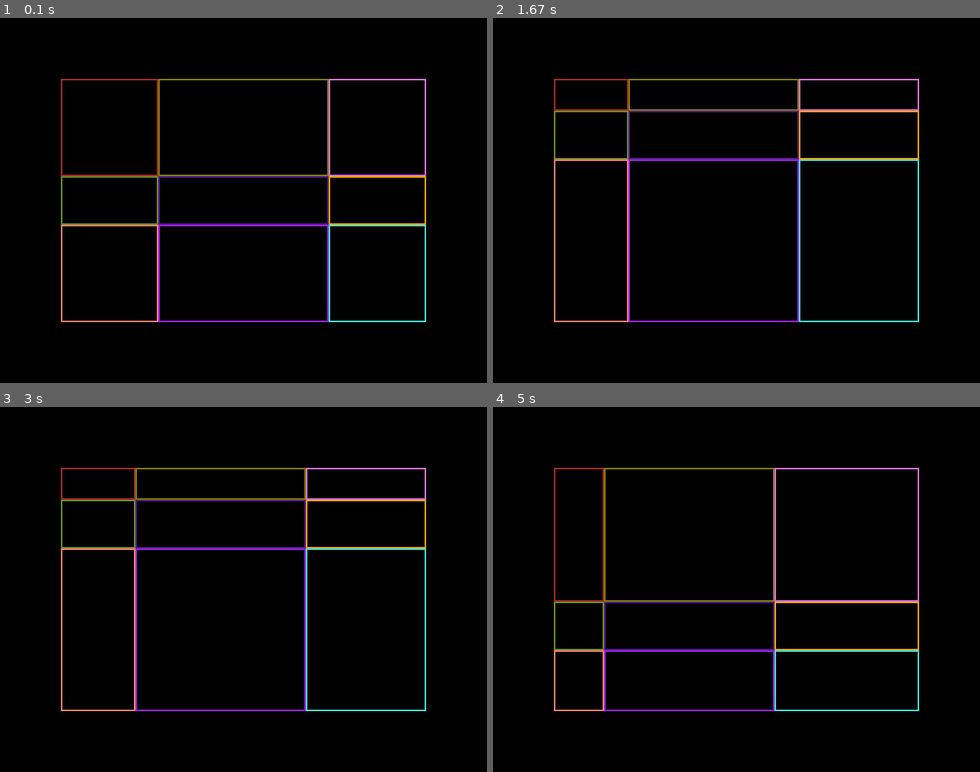
Above: before the commit, frames 1-4 (two rows, left to right).
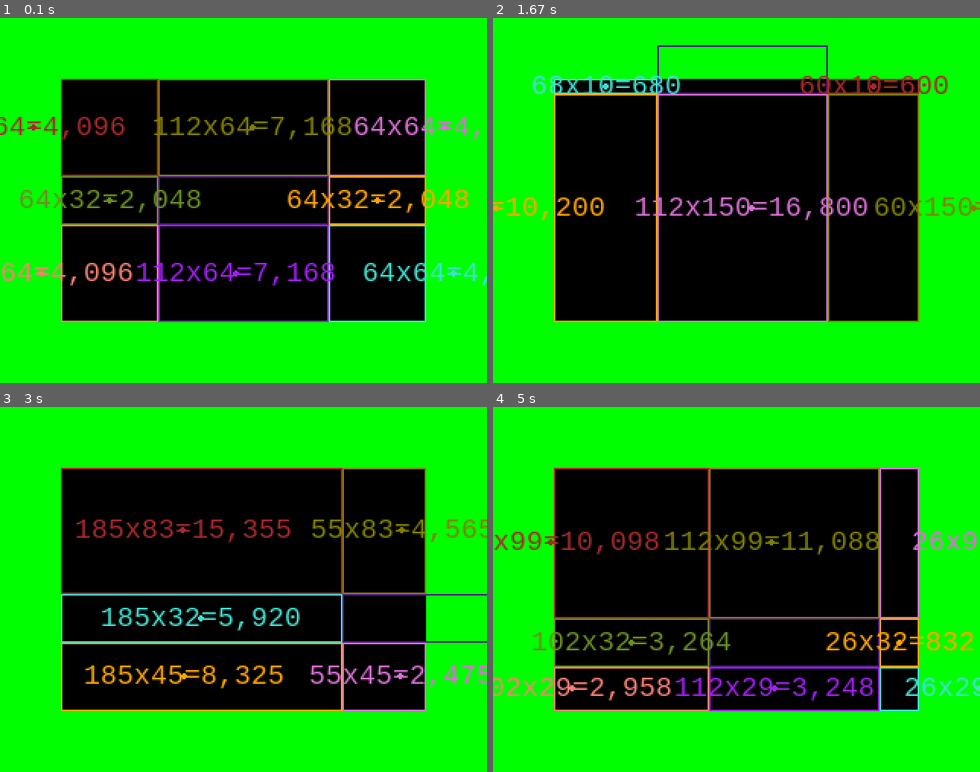
Above: after the commit, the same moments.

Repository: hitbox/scratch
Game: pygame game, started from pygame/negative_rect.py
Two runs of this game, one before a commit and one after it. Both use one fixed random seed, a clock stepped at 60 frames per second and the inputs below.
Inputs (mouse positions are in pixels of both pictures, inside the frame that each line leads up to):
- Up to frame 1 (0.1 s): no input
- Up to frame 2 (1.67 s): press the mouse at (736, 200) at 0.37 s; move the mouse to (663, 171) at 0.47 s; release the mouse at (585, 145) at 0.6 s; press the mouse at (585, 145) at 0.7 s; move the mouse to (682, 218) at 0.8 s; release the mouse at (780, 291) at 0.93 s; press the mouse at (780, 291) at 1.03 s; move the mouse to (785, 244) at 1.13 s; release the mouse at (790, 200) at 1.27 s; press the mouse at (790, 200) at 1.37 s; move the mouse to (765, 134) at 1.47 s; release the mouse at (741, 69) at 1.6 s
- Up to frame 3 (3 s): press the mouse at (248, 458) at 1.7 s; move the mouse to (238, 589) at 1.8 s; release the mouse at (233, 720) at 1.93 s; press the mouse at (233, 724) at 2.03 s; move the mouse to (170, 684) at 2.13 s; release the mouse at (107, 647) at 2.27 s; press the mouse at (107, 647) at 2.37 s; move the mouse to (199, 563) at 2.47 s; release the mouse at (297, 483) at 2.6 s; press the mouse at (297, 483) at 2.7 s; move the mouse to (360, 549) at 2.8 s; release the mouse at (428, 618) at 2.93 s
- Up to frame 4 (5 s): press the mouse at (906, 618) at 3.03 s; move the mouse to (746, 615) at 3.13 s; release the mouse at (585, 611) at 3.27 s; press the mouse at (600, 611) at 3.37 s; move the mouse to (687, 574) at 3.47 s; release the mouse at (785, 534) at 3.6 s; press the mouse at (785, 534) at 3.7 s; move the mouse to (780, 553) at 3.8 s; release the mouse at (775, 567) at 3.93 s; press the mouse at (775, 567) at 4.03 s; move the mouse to (760, 636) at 4.13 s; release the mouse at (741, 706) at 4.27 s; press the mouse at (746, 706) at 4.37 s; move the mouse to (658, 636) at 4.47 s; release the mouse at (575, 563) at 4.6 s; press the mouse at (575, 563) at 4.7 s; move the mouse to (687, 604) at 4.8 s; release the mouse at (794, 640) at 4.93 s

The runs differ from the first frame. In frame 1, 54% of the frame differs, in the area x 0-100%, y 0-100%; in frame 2, 57%; in frame 3, 58%; in frame 4, 58%.

Commit message:
pygame/negative_rect.py
- messing around trying to improve

Diff:
--- a/pygame/negative_rect.py
+++ b/pygame/negative_rect.py
@@ -40,11 +40,12 @@
 
 class Demo:
 
-    def __init__(self, scale, framerate, fontsize):
+    def __init__(self, scale, framerate, fontsize, constraint_margins=False):
         self.scale = scale
         self.framerate = framerate
         self.fontsize = fontsize
         self.clock = pygame.time.Clock()
+        self.constraint_margins = constraint_margins
 
     def start(self, engine):
         self.engine = engine
@@ -57,12 +58,7 @@
         self.buffer = pygame.Surface(size)
         self.world = self.buffer.get_rect()
         self.space = self.world.inflate((-min(self.world.size)//3,)*2)
-        self.walls = [
-            make_rect(self.space, bottom=self.space.top),
-            make_rect(self.space, left=self.space.right),
-            make_rect(self.space, top=self.space.bottom),
-            make_rect(self.space, right=self.space.left),
-        ]
+        self.walls = list(surrounding(self.space))
 
         refrect = self.space.inflate((-min(self.space.size)//1.25,)*2)
         refrect.normalize()
@@ -82,38 +78,18 @@
         # create labels
         text_blits = []
         for rect, color in zip(margins, COLORS):
-            pygame.draw.rect(self.buffer, color, rect, 1)
-            text = f'{rect.width}x{rect.height}={rect.width*rect.height}'
-            image = self.font.render(text, True, 'azure')
+            text = f'{rect.width}x{rect.height}={area(rect):,}'
+            image = self.font.render(text, True, color)
             rect = image.get_rect(center=rect.center)
             text_blits.append((image, rect))
         # separate text labels
-        for _ in range(1):
-            rects = list(rect for _, rect in text_blits)
-            rects += self.walls
-            overlaps = [
-                (r1, r2, r1.clip(r2))
-                for r1, r2 in it.combinations(rects, 2)
-                if r1.colliderect(r2)
-            ]
-            if not any(overlaps):
-                break
-            for r1, r2, overlap in overlaps:
-                direction = pygame.Vector2(r2.center) - pygame.Vector2(r1.center)
-                direction.normalize()
-                overlap = pygame.Vector2(overlap.size)
-                move = pygame.Vector2(overlap * direction)
-                if r1 in self.walls:
-                    r2.topleft -= move
-                elif r2 in self.walls:
-                    r1.topleft -= move
-                else:
-                    r1.topleft -= move / 2
-                    r2.topleft += move / 2
+        rects = list(rect for _, rect in text_blits)
+        resolve_overlaps(rects, self.walls, 100)
         # drawing
-        self.clear_screen()
-        self.draw_draggables()
-        self.draw_margins(margins)
+        self.clear()
+        draw_rects(self.buffer, it.repeat('lime'), self.walls, width=0)
+        draw_rects(self.buffer, it.repeat('purple4'), self.draggables, width=1)
+        draw_rects(self.buffer, COLORS, margins, width=1)
         # draw text labels
         for (image, rect), color in zip(text_blits, COLORS):
             pygame.draw.circle(self.buffer, color, rect.center, 2)
@@ -121,6 +97,7 @@
         # scale and update display
         pygame.transform.scale(self.buffer, self.window.size, self.screen)
         pygame.display.flip()
+        # events
         for event in pygame.event.get():
             event_name = pygame.event.event_name(event.type)
             method_name = f'do_{event_name.lower()}'
@@ -151,32 +128,24 @@
         if not (event.buttons[0] and self.dragging):
             return
         # left button down and moving
-        delta = pygame.Vector2(*map(lambda x: x / self.scale, event.rel))
-        # validate new position for margin area size
-        testrect = pygame.Rect(self.dragging.topleft + delta, self.dragging.size)
-        _margins = map(pygame.Rect, margin_rects([testrect], self.space))
-        # all areas > x and there are valid margin rects all around
-        valid_move = all(
-            validate_inside(rect, self.space) and area(rect) > 1000
-            for rect in _margins
-        )
-        if valid_move:
+        screen_rel = event.rel
+        delta = pygame.Vector2(*map(lambda x: x / self.scale, screen_rel))
+        if not self.constraint_margins:
             self.dragging.topleft += delta
-
-    def clear_screen(self):
+        else:
+            # validate new position for margin area size
+            testrect = pygame.Rect(self.dragging.topleft + delta, self.dragging.size)
+            _margins = map(pygame.Rect, margin_rects([testrect], self.space))
+            # all areas > x and there are valid margin rects all around
+            valid_move = all(
+                validate_inside(rect, self.space) and area(rect) > 1000
+                for rect in _margins
+            )
+            if valid_move:
+                self.dragging.topleft += delta
+
+    def clear(self):
         self.buffer.fill('black')
-
-    def draw_walls(self):
-        for rect in self.walls:
-            pygame.draw.rect(self.buffer, 'lime', rect, 1)
-
-    def draw_draggables(self):
-        for rect in self.draggables:
-            pygame.draw.rect(self.buffer, 'purple4', rect, 1)
-
-    def draw_margins(self, margins):
-        for rect, color in zip(margins, COLORS):
-            pygame.draw.rect(self.buffer, color, rect, 1)
 
 
 def make_rect(rect=None, **kwargs):
@@ -194,12 +163,22 @@
     return (x1, y1, w, h)
 
 def aggsides(func, *rects):
+    """
+    execute `func` on all sides of all rects returning unpackable of
+    `func(tops), func(rights), func(bottoms), func(lefts)`
+    """
     return map(func, *map(sides, rects))
 
 def minsides(*rects):
+    """
+    minimum of all four rects' sides
+    """
     return aggsides(min, *rects)
 
 def maxsides(*rects):
+    """
+    maximum of all four rects' sides
+    """
     return aggsides(max, *rects)
 
 def iter_rect_diffs(rect, inside):
@@ -222,6 +201,16 @@
     # left
     yield rect_from_points(inside.left, maxtop, rect.left, minbottom)
 
+def surrounding(rect):
+    yield make_rect(size=rect.size, bottomright=rect.topleft)
+    yield make_rect(size=rect.size, midbottom=rect.midtop)
+    yield make_rect(size=rect.size, bottomleft=rect.topright)
+    yield make_rect(size=rect.size, midleft=rect.midright)
+    yield make_rect(size=rect.size, topleft=rect.bottomright)
+    yield make_rect(size=rect.size, midtop=rect.midbottom)
+    yield make_rect(size=rect.size, topright=rect.bottomleft)
+    yield make_rect(size=rect.size, midright=rect.midleft)
+
 def validate_inside(rect, inside):
     _, _, w, h = rect
     return 0 < w < inside.width and 0 < h < inside.height
@@ -234,8 +223,59 @@
 def area(rect):
     return rect.width * rect.height
 
+def overlapping(rects):
+    for r1, r2 in it.combinations(rects, 2):
+        if r1.colliderect(r2):
+            yield (r1, r2)
+
+def resolve_overlaps(rects, immovable, maxsteps):
+    for _ in range(maxsteps):
+        overlaps = [
+            (r1, r2) for r1, r2 in overlapping(rects)
+        ]
+        if not overlaps:
+            break
+        for r1, r2 in overlaps:
+            if r1 in immovable and r2 in immovable:
+                continue
+            elif r1 in immovable:
+                resolve_from_immovable(r2, r1)
+            elif r2 in immovable:
+                resolve_from_immovable(r1, r2)
+            else:
+                delta = pygame.Vector2(r1.center) - r2.center
+                overlap = pygame.Vector2(r1.clip(r2).size)
+                delta.scale_to_length(overlap.length())
+                r1.center += delta / 2
+                r2.center -= delta / 2
+
+def resolve_from_immovable(rect, immovable):
+    """
+    Move rect outside of the immovable rect.
+    """
+    overlap = rect.clip(immovable)
+    if overlap.width > 0 and overlap.height > 0:
+        dx, dy = overlap.size
+        if dx < dy:
+            if rect.centerx < immovable.centerx:
+                rect.right = immovable.left
+            else:
+                rect.left = immovable.right
+        else:
+            if rect.centery < immovable.centery:
+                rect.bottom = immovable.top
+            else:
+                rect.top = immovable.bottom
+
+def draw_rects(surf, colors, rects, **kwargs):
+    for color, rect in zip(colors, rects):
+        pygame.draw.rect(surf, color, rect, **kwargs)
+
 def size_type(string):
-    return tuple(map(int, string.replace(',', ' ').split()))
+    size = tuple(map(int, string.replace(',', ' ').split()))
+    if len(size) < 2:
+        size *= 2
+    return size
 
 def main(argv=None):
     parser = argparse.ArgumentParser()
